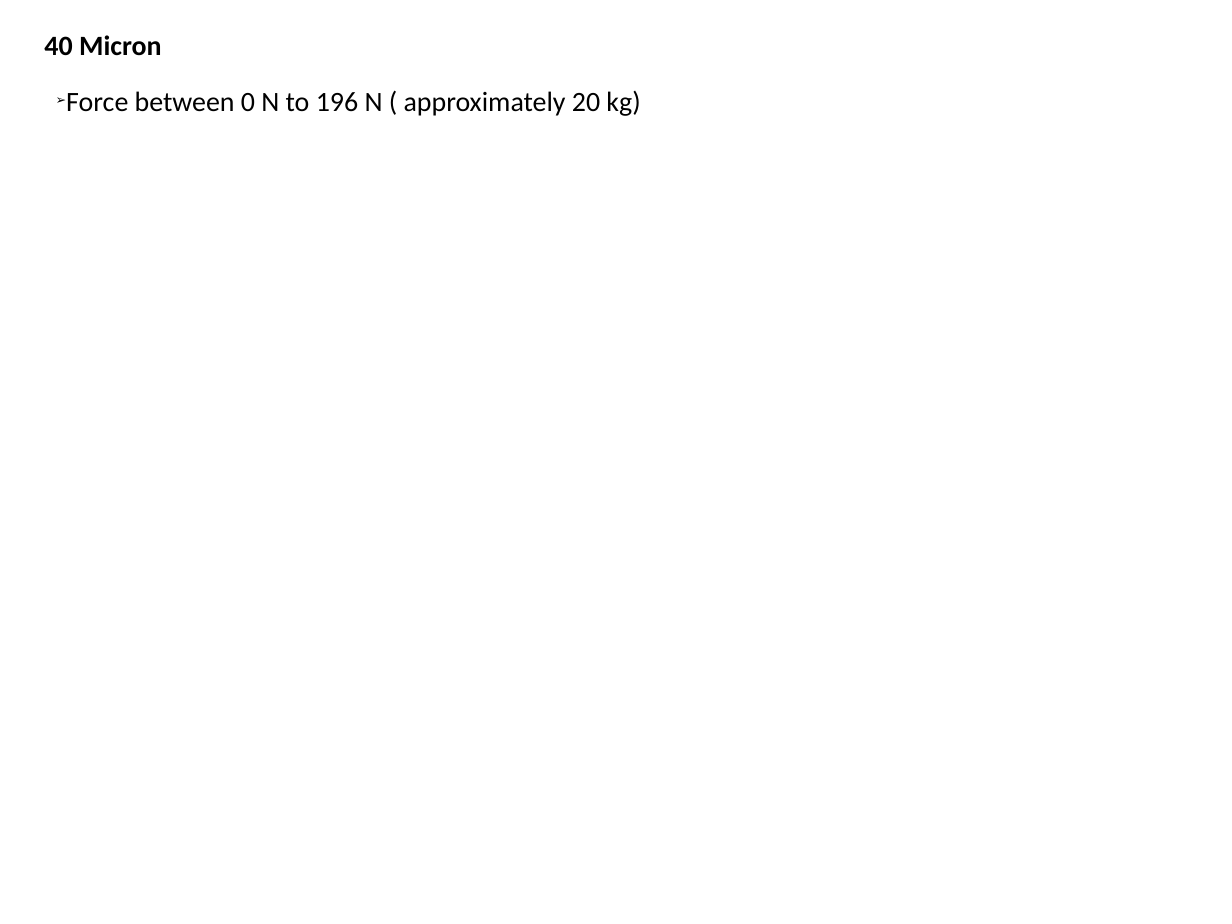
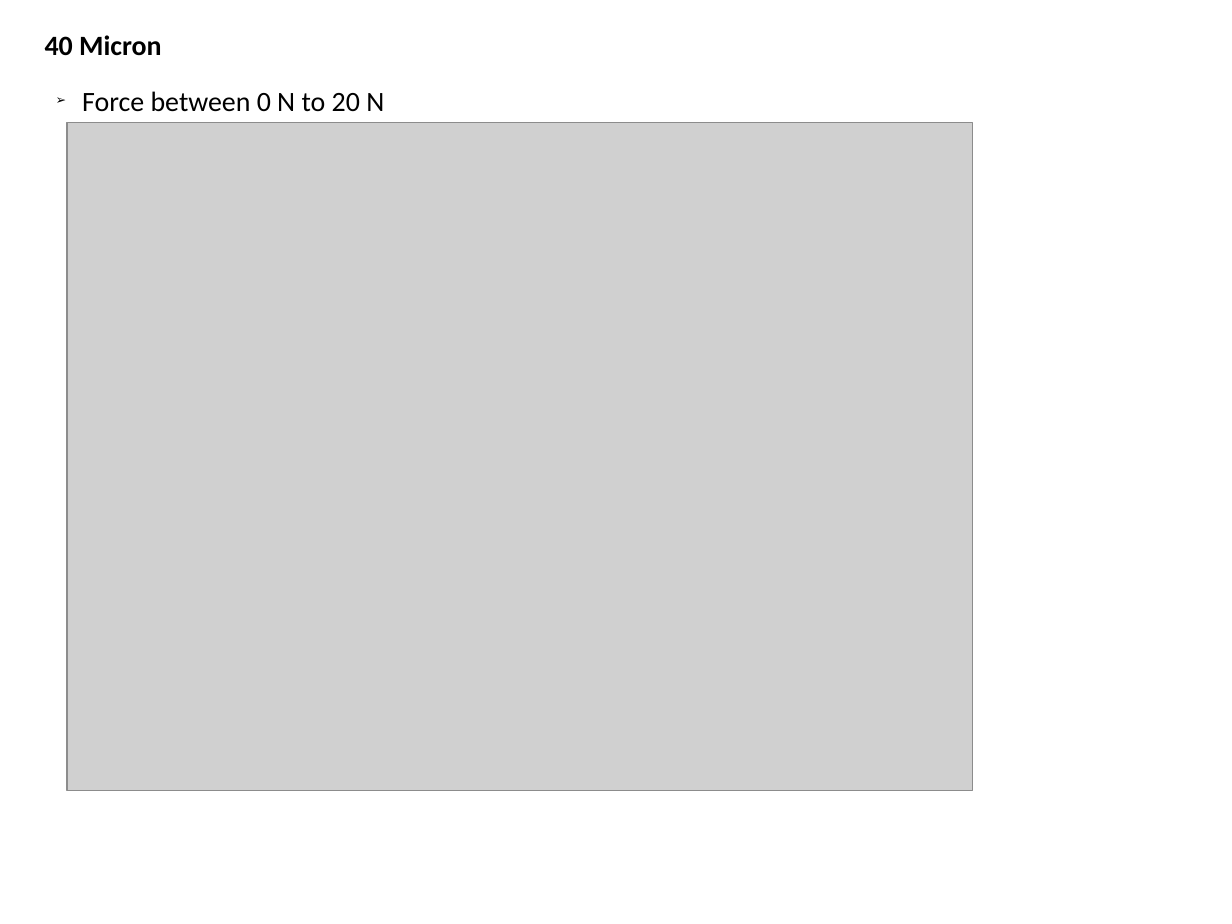
Before and after one commit to handegunduzoz/Bending, a slide deck: slide 8 of Radius of curvature.pptx. Drawn at 1232x924 pixels with LibreOffice and Linux fonts; fonts in the diff are those of the drawing; grey boxes stand for pictures. Boxes give left, top, right and bottom in pixels: in the first picture for what was removed or moved away, otherwise in the second. Text is boxed around its words. In the diff, an @@ line names an element or a change of style, - is before the commit and + after.

```diff
--- a/Radius of curvature.pptx
+++ b/Radius of curvature.pptx
@@ text at (82, 91, 384, 112): text changed @@
-➢ Force between 0 N to 196 N ( approximately 20 kg)
+➢ Force between 0 N to 20 N
@@ picture added at (67, 123, 973, 790) @@
```
Also in this commit, not shown: 8 other slides changed, 4 slides added, 11 other files.
